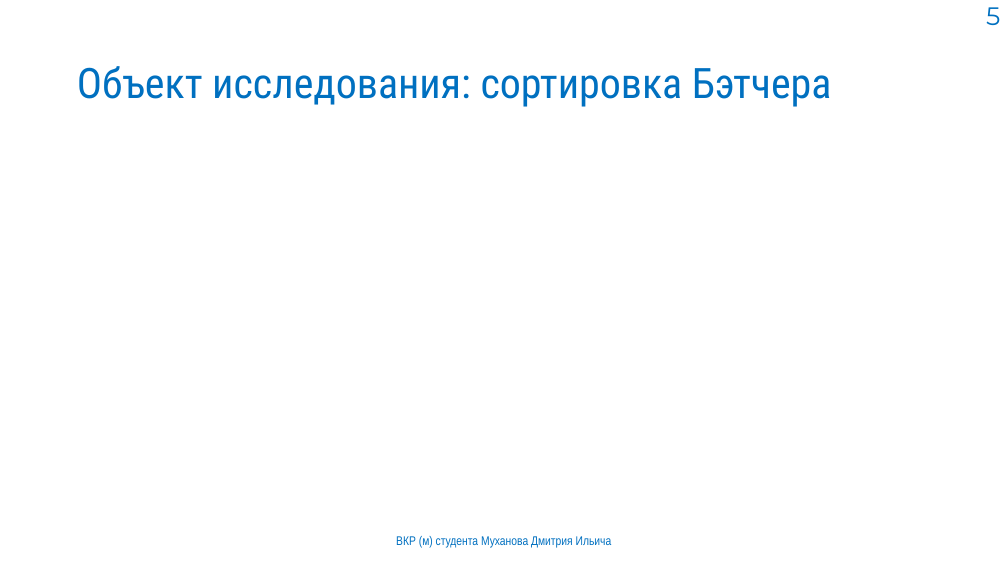
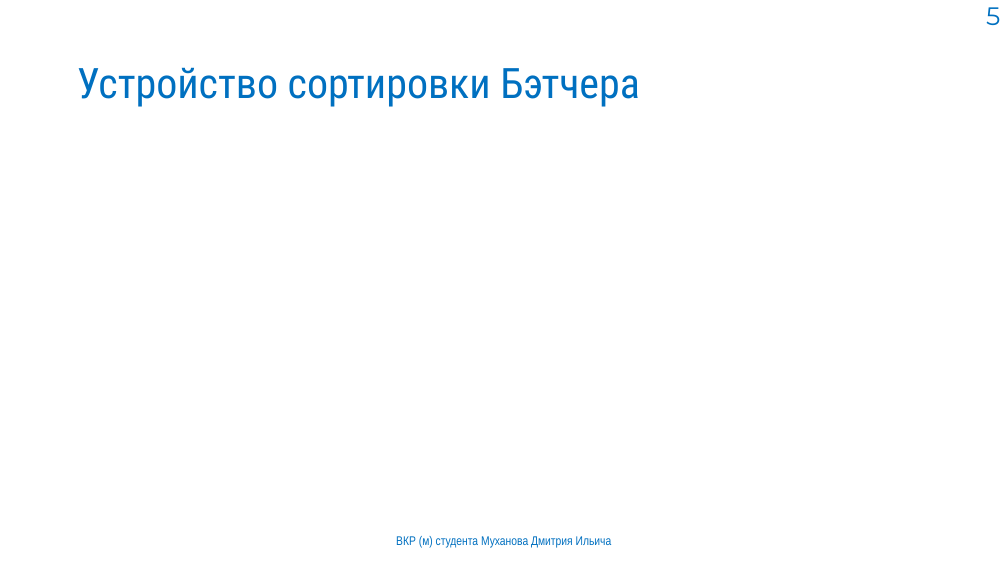
Before and after one commit to mityamuch/Diplom_Batcher, a slide deck: slide 5 of ВКР.pptx. Drawn at 1008x567 pixels with LibreOffice and Linux fonts; fonts in the diff are those of the drawing; grey boxes stand for pictures; background and template pictures are left out. Boxes give left, top, right and bottom in pixels: in the first picture for what was removed or moved away, otherwise in the second. Text is boxed around its words. In the diff, an @@ line names an element or a change of style, - is before the commit and + after.

Commit message:
Правка презентации

```diff
--- a/ВКР.pptx
+++ b/ВКР.pptx
@@ title at bbox=[77, 67, 640, 107]: text changed @@
-Объект исследования: сортировка Бэтчера
+Устройство сортировки Бэтчера
```
